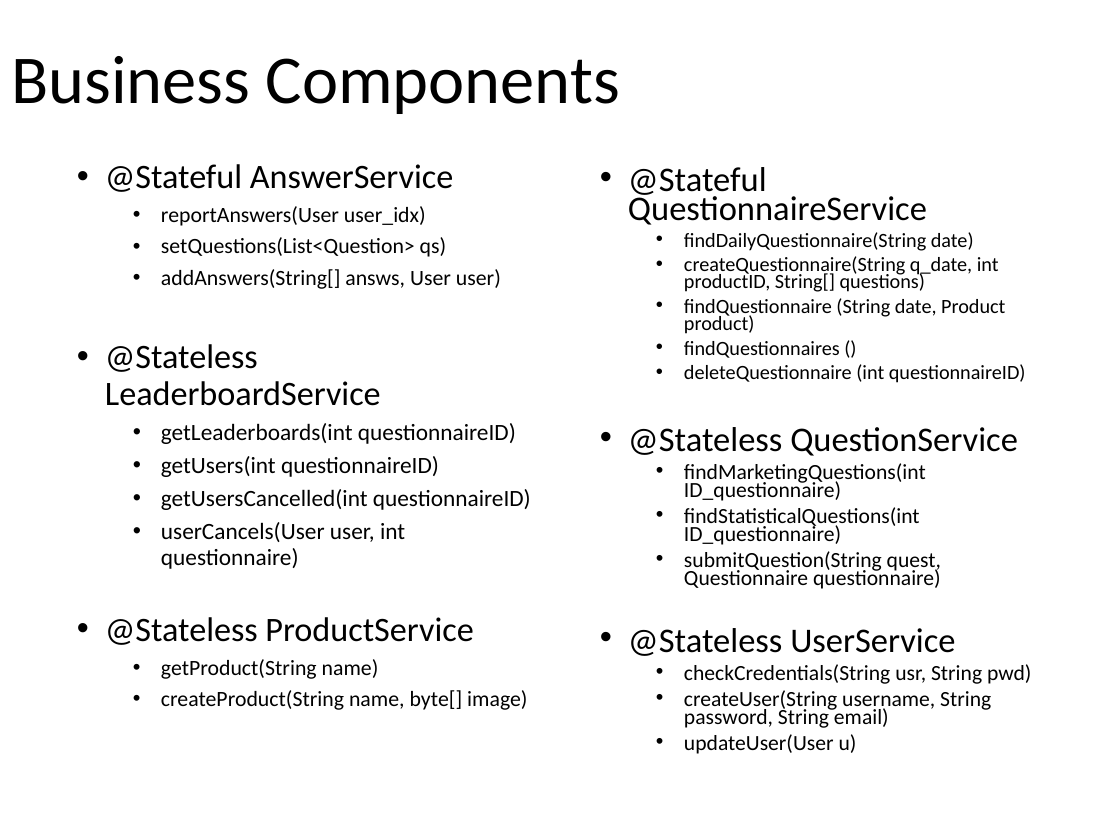
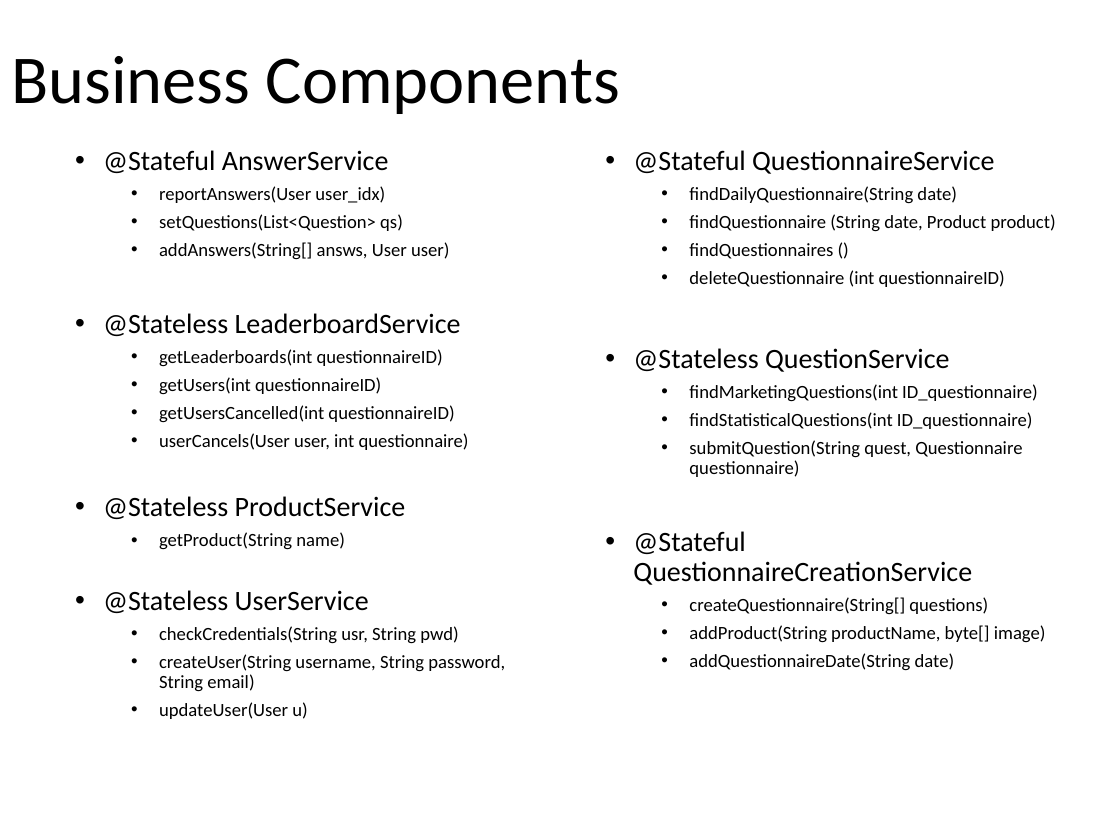
Before and after one commit to MatteoMakovec/GamifiedMarketingApplication, a slide deck: slide 34 of gamified_marketing_application.pptx. Drawn at 1120x840 pixels with LibreOffice and Linux fonts; fonts in the diff are those of the drawing. Boxes give left, top, right and bottom in pixels: in the first picture for what was removed or moved away, otherwise in the second. Text is boxed around its words. In the diff, an @@ line names an element or a change of style, - is before the commit and + after.

```diff
--- a/gamified_marketing_application.pptx
+++ b/gamified_marketing_application.pptx
@@ text "@Stateful AnswerService": place and size @@
-text "@Stateful AnswerService" at [105, 164, 531, 710]
+text "@Stateful AnswerService" at [103, 150, 505, 719]
@@ text "@Stateful QuestionnaireService": place and size @@
-text "@Stateful QuestionnaireService" at [628, 167, 1031, 754]
+text "@Stateful QuestionnaireService" at [633, 150, 1056, 671]
@@ text at [103, 150, 469, 550]: size 22 to 18 pt in "@Stateful AnswerService", "@Stateless LeaderboardService", "@Stateless ProductService"; size 14 to 12 pt in "reportAnswers(User user_idx)", "setQuestions(List<Question> qs)", "addAnswers(String[] answs, User user)", "getProduct(String name)"; size 15 to 12 pt in "getLeaderboards(int questionnaireID)", "getUsers(int questionnaireID)", "getUsersCancelled(int questionnaireID)", "userCancels(User user, int questionnaire)" @@
@@ text at [633, 150, 1056, 477]: size 22.2 to 18 pt in "@Stateful QuestionnaireService", "@Stateless QuestionService"; size 12.9 to 12 pt in "findDailyQuestionnaire(String date)", "findQuestionnaire (String date, Product product)", "findQuestionnaires ()", "deleteQuestionnaire (int questionnaireID)"; size 13.9 to 12 pt in "findMarketingQuestions(int ID_questionnaire)", "findStatisticalQuestions(int ID_questionnaire)", "submitQuestion(String quest, Questionnaire questionnaire)"; line spacing 0.7 to 0.9 @@
@@ text at [684, 256, 999, 292]: paragraph removed @@
-    • createQuestionnaire(String q_date, int productID, String[] questions)
@@ text at [633, 531, 1046, 671]: text changed; size 13.9 to 12 pt @@
-  • @Stateless UserService
-    • checkCredentials(String usr, String pwd)
-    • createUser(String username, String password, String email)
-    • updateUser(User u)
+  • @Stateful QuestionnaireCreationService
+    • createQuestionnaire(String[] questions)
+    • addProduct(String productName, byte[] image)
+    • addQuestionnaireDate(String date)
@@ text at [103, 590, 505, 719]: text changed; size 14 to 12 pt @@
-    • createProduct(String name, byte[] image)
+  • @Stateless UserService
+    • checkCredentials(String usr, String pwd)
+    • createUser(String username, String password, String email)
+    • updateUser(User u)
```
Also in this commit, not shown: 22 other slides changed.
